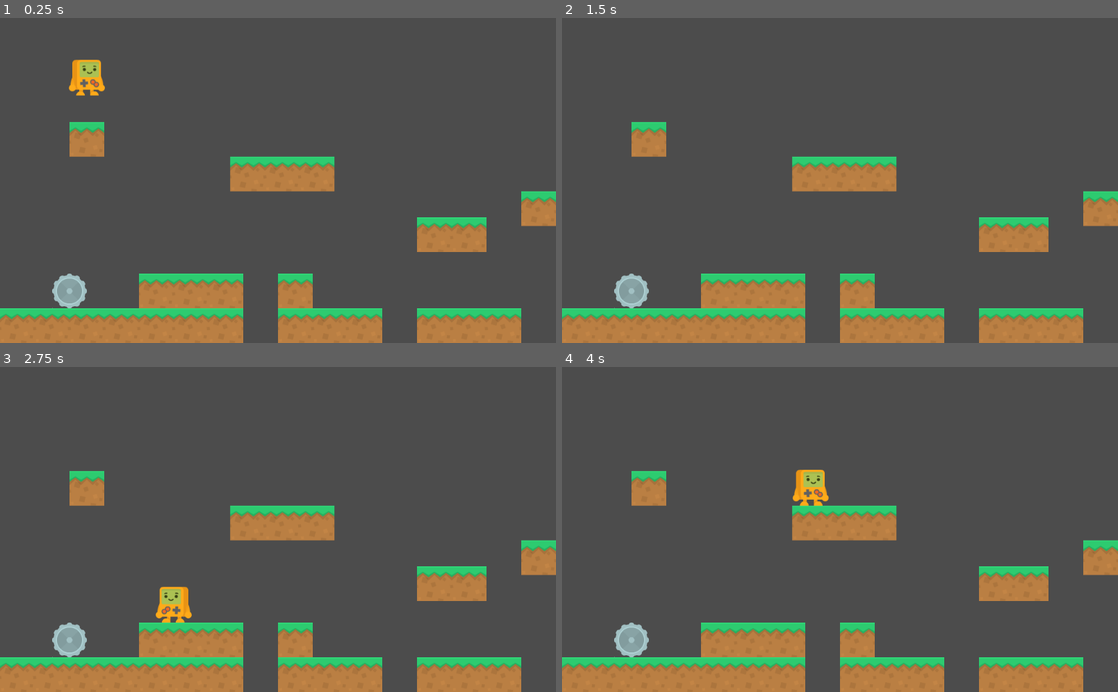
Above: before the commit, frames 1-4 (two rows, left to right).
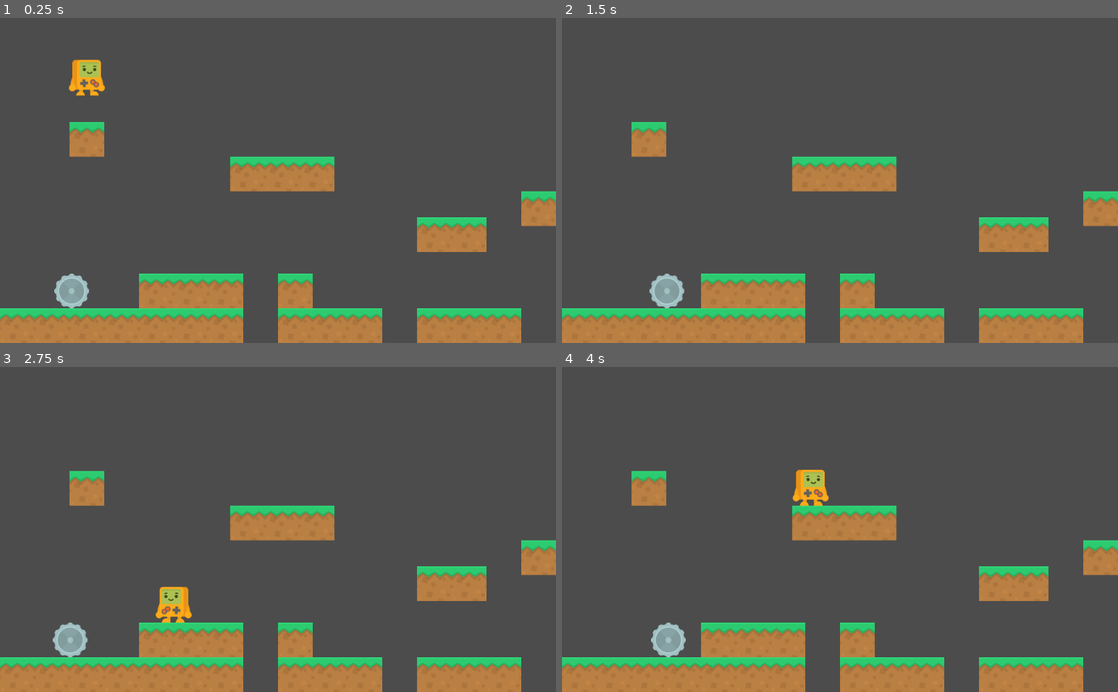
Above: after the commit, the same moments.

Repository: 2fd5/zenva-godot-game-development-for-beginners
Game: Godot game, scene res://MainScene.tscn
The game is run twice, just before and just after one commit, with the same random seed, the same clock (stepped at 60 frames per second) and the same inputs.
Inputs:
- Up to frame 1 (0.25 s): no input
- Up to frame 2 (1.5 s): hold Right (move_right) from 0.53 s (still down); tap Space (jump) at 0.77 s
- Up to frame 3 (2.75 s): tap Space (jump) at 1.52 s; release Right (move_right) at 2.03 s; hold Left (move_left) from 2.03 s (still down)
- Up to frame 4 (4 s): release Left (move_left) at 2.78 s; hold Right (move_right) from 2.78 s (still down); tap Space (jump) at 3.02, 3.77 s

The runs differ from the first frame. In frame 1, 0.2% of the frame differs, in the area x 9-16%, y 78-90%; in frame 2, 1.0%, in the area x 9-22%, y 78-90%; in frame 3, less than 0.1%; in frame 4, 1.0%.

Commit message:
new: finilized Enemy script
* 9. Enemy - Part 2

Diff:
--- a/Enemy.gd
+++ b/Enemy.gd
@@ -8,6 +8,7 @@
 
 func move_to(current, to, step):
 	var new = current
+
 	if new < to:
 		new += step
 
@@ -19,3 +20,15 @@
 		if new < to:
 			new = to
 	return new
+
+func _process(delta):
+	position.x = move_to(position.x, targetX, speed * delta)
+	if position.x == targetX:
+		if targetX == startX:
+			targetX = position.x + moveDistance
+		else:
+			targetX = startX
+
+func _on_Enemy_body_entered(body):
+	if body.name == "Player":
+		body.die()
--- a/Enemy.tscn
+++ b/Enemy.tscn
@@ -14,3 +14,5 @@
 
 [node name="CollisionShape2D" type="CollisionShape2D" parent="."]
 shape = SubResource( 1 )
+
+[connection signal="body_entered" from="." to="." method="_on_Enemy_body_entered"]
--- a/MainScene.tscn
+++ b/MainScene.tscn
@@ -8,6 +8,12 @@
 
 [node name="Player" parent="." instance=ExtResource( 1 )]
 position = Vector2( 160, 72 )
+
+[node name="Enemies" type="Node" parent="."]
+
+[node name="Enemy" parent="Enemies" instance=ExtResource( 3 )]
+position = Vector2( 112, 504 )
+speed = 80
 
 [node name="Tiles" type="Node" parent="."]
 
@@ -106,9 +112,3 @@
 
 [node name="Tile29" parent="Tiles" instance=ExtResource( 2 )]
 position = Vector2( 1184, 568 )
-
-[node name="Enemies" type="Node" parent="."]
-
-[node name="Enemy" parent="Enemies" instance=ExtResource( 3 )]
-position = Vector2( 128, 504 )
-moveDistance = 40
--- a/Player.gd
+++ b/Player.gd
@@ -31,3 +31,6 @@
 		sprite.flip_h = true
 	if velocity.x > 0:
 		sprite.flip_h = false
+
+func die():
+	get_tree().reload_current_scene()
